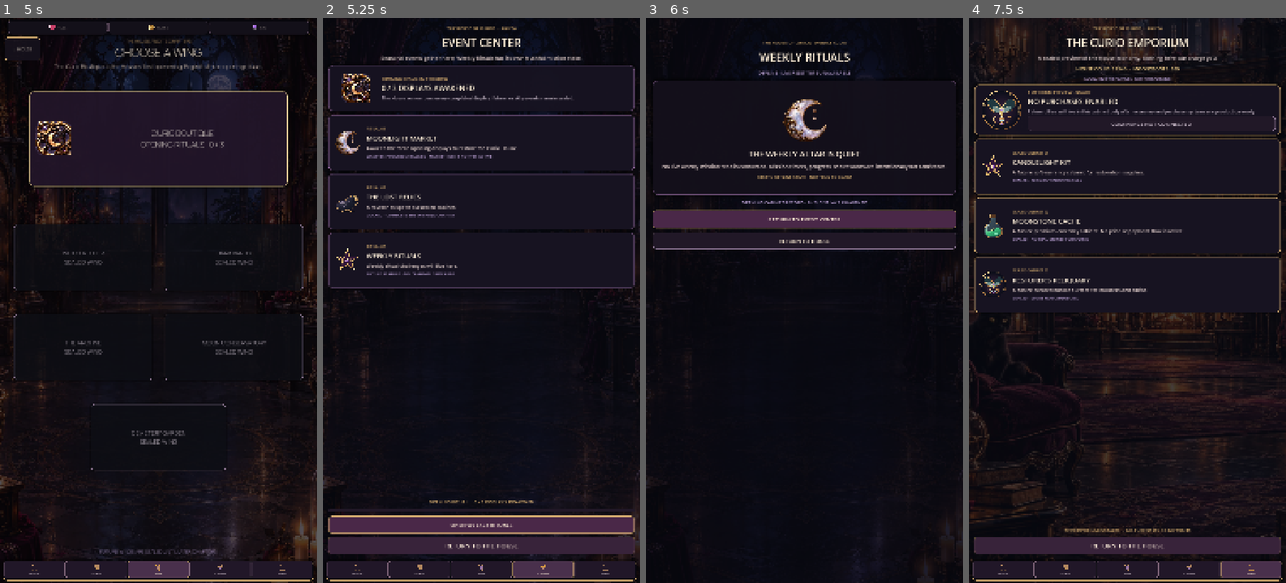
Above: before the commit, frames 1-4 (left to right).
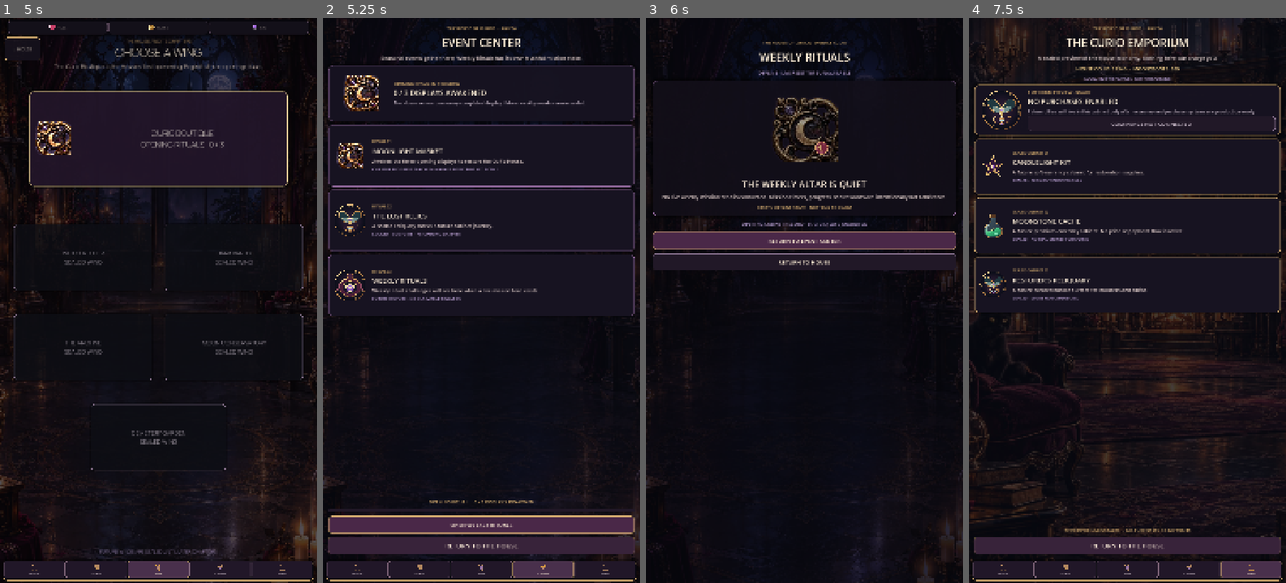
Above: after the commit, the same moments.

Repository: Jay-prodesign/akilta-match3
Game: Godot game, scene res://src/app/app_bootstrap.tscn
Same seed, same stepped clock (60 frames per second), same inputs: the game is played once before the commit and once after it.
Inputs (mouse positions are in pixels of both pictures, inside the frame that each line leads up to):
- Up to frame 1 (5 s): click "ENTER THE HOUSE" at 0.5 s; click "ENTER CURIO BOUTIQUE" at 1.25 s; click (34, 571) at 2 s; click "ENTER CURIO BOUTIQUE" at 2.75 s; click (95, 571) at 3.5 s; click (158, 571) at 4.25 s
- Up to frame 2 (5.25 s): click (541, 571) at 5 s
- Up to frame 3 (6 s): click "OPEN WEEKLY RITUALS" at 5.75 s
- Up to frame 4 (7.5 s): click "RETURN TO EVENT CENTER" at 6.5 s; click (1251, 571) at 7.25 s

Frame 1 is identical in both runs. In frame 2, 7.2% of the frame differs, in the area x 1-99%, y 9-53%; in frame 3, 11%, in the area x 2-98%, y 14-45%; in frame 4, nothing differs.

Commit message:
Retention surfaces: contract-owned visual production
Complete the Event Center → Weekly Rituals retention surface with contract-owned Curio artwork, truthful sealed/offline semantics, improved empty-state composition, and verified Godot headless + rendered product evidence.

Diff:
--- a/assets/manifests/screen_asset_manifest.json
+++ b/assets/manifests/screen_asset_manifest.json
@@ -1052,15 +1052,57 @@
         "complete"
       ],
       "type": "content_artwork",
-      "dimensions": "1024x576_master",
-      "aspect_ratio": "16:9",
+      "dimensions": "512x512_state_reuse_candidate",
+      "aspect_ratio": "1:1",
       "transparent": false,
       "variants": [
-        "per_event"
-      ],
-      "reuse": "event_specific",
-      "priority": "P2",
-      "production_status": "blocked_until_golden_loop_acceptance"
+        "event_center_hero",
+        "event_card_moon",
+        "event_card_moth",
+        "event_card_locket",
+        "weekly_offline_reward"
+      ],
+      "reuse": "retention_family_truthful_existing_curio_art",
+      "priority": "P1",
+      "production_status": "runtime_connected_owned_content_art_candidate",
+      "current_path": "assets/curios/ch01_curio_moon_cameo_awakened_v01.webp",
+      "architecture_owned": true,
+      "contract_owners": [
+        {
+          "screen": "S09",
+          "region": "missions",
+          "block": "mission_list",
+          "slot": "reward",
+          "states": [
+            "locked",
+            "claimable",
+            "claimed"
+          ]
+        },
+        {
+          "screen": "S10",
+          "region": "events",
+          "block": "event_cards",
+          "slot": "hero_art",
+          "states": [
+            "live",
+            "coming_soon",
+            "locked",
+            "completed"
+          ]
+        }
+      ],
+      "state_paths": {
+        "event_center_completed": "assets/curios/ch01_curio_moon_cameo_awakened_v01.webp",
+        "event_center_coming_soon": "assets/curios/ch01_curio_moon_cameo_sealed_v01.webp",
+        "event_card_moon": "assets/curios/ch01_curio_moon_cameo_awakened_v01.webp",
+        "event_card_moth": "assets/curios/ch01_curio_moth_reliquary.png",
+        "event_card_locket": "assets/curios/ch01_curio_thorned_locket.png",
+        "weekly_offline_locked": "assets/curios/ch01_curio_moon_cameo_sealed_v01.webp",
+        "weekly_live_reward": "reserved_until_live_mission_data_exists"
+      },
+      "technical_policy": "existing_first_party_content_art_only__no_fabricated_event_or_reward_state",
+      "provenance": "AKILTA first-party opening Curio art is deliberately reused as a truthful retention-family content anchor after Golden Loop acceptance. Event cards reference Moon Cameo, Moth Reliquary and Thorned Locket as House-world context only; they do not represent a live event, claimable reward, price or countdown. Live-specific event artwork remains unavailable until real content exists."
     },
     {
       "asset_id": "shop_offer_art",
--- a/src/app/app_bootstrap.gd
+++ b/src/app/app_bootstrap.gd
@@ -212,7 +212,7 @@
 	world_art.texture = ScreenArt.texture("events_bg_curio_house")
 	world_art.expand_mode = TextureRect.EXPAND_IGNORE_SIZE
 	world_art.stretch_mode = TextureRect.STRETCH_KEEP_ASPECT_COVERED
-	world_art.modulate = Color(0.44, 0.40, 0.58, 0.30)
+	world_art.modulate = Color(0.48, 0.44, 0.62, 0.40)
 	world_art.mouse_filter = Control.MOUSE_FILTER_IGNORE
 	screen.add_child(world_art)
 	var layout := VBoxContainer.new()
@@ -248,9 +248,9 @@
 	layout.add_child(timer)
 	var empty := PanelContainer.new()
 	empty.name = "MissionEmptyState"
-	empty.custom_minimum_size = Vector2(0, 390)
+	empty.custom_minimum_size = Vector2(0, 430)
 	var empty_style := StyleBoxFlat.new()
-	empty_style.bg_color = Color("#14101B", 0.97)
+	empty_style.bg_color = Color("#14101B", 0.82)
 	empty_style.border_color = Color("#9B6FA6", 0.72)
 	empty_style.set_border_width_all(2)
 	empty_style.set_corner_radius_all(18)
@@ -269,8 +269,8 @@
 	empty.add_child(empty_content)
 	var emblem := TextureRect.new()
 	emblem.name = "MissionRewardArt"
-	emblem.custom_minimum_size = Vector2(0, 170)
-	emblem.texture = PieceAssetLoader.ornament("res://assets/pieces/moon_sigil.svg")
+	emblem.custom_minimum_size = Vector2(0, 300)
+	emblem.texture = PieceAssetLoader.ornament("res://assets/curios/ch01_curio_moon_cameo_sealed_v01.svg")
 	emblem.expand_mode = TextureRect.EXPAND_IGNORE_SIZE
 	emblem.stretch_mode = TextureRect.STRETCH_KEEP_ASPECT_CENTERED
 	emblem.mouse_filter = Control.MOUSE_FILTER_IGNORE
@@ -279,7 +279,7 @@
 	empty_title.text = "THE WEEKLY ALTAR IS QUIET"
 	empty_title.horizontal_alignment = HORIZONTAL_ALIGNMENT_CENTER
 	empty_title.add_theme_color_override("font_color", Color("#F4E5D3"))
-	empty_title.add_theme_font_size_override("font_size", 28)
+	empty_title.add_theme_font_size_override("font_size", 31)
 	empty_content.add_child(empty_title)
 	var empty_body := Label.new()
 	empty_body.text = "No live weekly mission feed is connected. Mission timers, progress and rewards are intentionally not fabricated."
@@ -453,7 +453,7 @@
 
 	var hero := PanelContainer.new()
 	hero.name = "FeatureHero"
-	hero.custom_minimum_size = Vector2(0, 150)
+	hero.custom_minimum_size = Vector2(0, 190) if is_events else Vector2(0, 150)
 	var hero_style := StyleBoxFlat.new()
 	hero_style.bg_color = Color("#171321", 0.96)
 	hero_style.border_color = Color("#9B6FA6", 0.82) if is_events else (Color("#D5AD70", 0.86) if not is_profile else Color("#8796C7", 0.82))
@@ -474,7 +474,7 @@
 	if is_events:
 		var event_hero_art := TextureRect.new()
 		event_hero_art.name = "EventHeroArt"
-		event_hero_art.custom_minimum_size = Vector2(150, 128)
+		event_hero_art.custom_minimum_size = Vector2(190, 160)
 		event_hero_art.texture = PieceAssetLoader.ornament("res://assets/curios/ch01_curio_moon_cameo_awakened_v01.svg")
 		event_hero_art.expand_mode = TextureRect.EXPAND_IGNORE_SIZE
 		event_hero_art.stretch_mode = TextureRect.STRETCH_KEEP_ASPECT_CENTERED
@@ -580,9 +580,9 @@
 		layout.add_child(shop_note)
 	if is_events:
 		entries = [
-			{"icon":"☾", "art":"res://assets/pieces/moon_sigil.svg", "title":"MOONLIGHT MARKET", "body …(334 unchanged characters)…
-			{"icon":"♜", "art":"res://assets/pieces/crow.svg", "title":"THE LOST RELICS", "body":"A raven has spotted a sealed cabinet.", "status":"UPPER CABINETS SEALED · FUTURE JOURNEY" if opening_complete else "LOCKED · COMPLETE THE OPENING CHAPTER"},
-			{"icon":"✧", "art":"res://assets/pieces/pentagram.svg", "title":"WEEKLY RITUALS", "body":"Weekly ritual challenges will live here.", "status":"FUTURE FEATURE · NO CLAIMABLE REWARDS"}
+			{"icon":"☾", "art":"res://assets/curios/ch01_curio_moon_cameo_awakened_v01.svg", "title":"MOONLIGHT MARKET", "body …(334 unchanged characters)…
+			{"icon":"♜", "art":"res://assets/curios/ch01_curio_moth_reliquary.svg", "title":"THE LOST RELICS", "body":"A sealed reliquary marks a future cabinet journey.", "status":"UPPER CABINETS SEALED · FUTURE JOURNEY" if opening_complete else "LOCKED · COMPLETE THE OPENING CHAPTER"},
+			{"icon":"✧", "art":"res://assets/curios/ch01_curio_thorned_locket.svg", "title":"WEEKLY RITUALS", "body":"Weekly ritual challenges will live here when a live mission feed exists.", "status":"FUTURE FEATURE · NO CLAIMABLE REWARDS"}
 		]
 	elif is_profile:
 		entries = [
@@ -601,7 +601,7 @@
 		var card := PanelContainer.new()
 		card_index += 1
 		card.name = "FeatureCard%d" % card_index
-		card.custom_minimum_size = Vector2(0, 190)
+		card.custom_minimum_size = Vector2(0, 210) if is_events else Vector2(0, 190)
 		var panel_style := StyleBoxFlat.new()
 		panel_style.bg_color = Color("#171321")
 		panel_style.border_color = Color("#9B6FA6", 0.58) if is_events else (Color("#D5AD70", 0.62) if not is_profile else Color("#8796C7", 0.58))
@@ -621,7 +621,7 @@
 		card.add_child(row)
 		var card_art := TextureRect.new()
 		card_art.name = "CardArt%d" % card_index
-		card_art.custom_minimum_size = Vector2(96, 96)
+		card_art.custom_minimum_size = Vector2(116, 116) if is_events else Vector2(96, 96)
 		card_art.texture = PieceAssetLoader.ornament(String(entry.get("art", "")))
 		card_art.expand_mode = TextureRect.EXPAND_IGNORE_SIZE
 		card_art.stretch_mode = TextureRect.STRETCH_KEEP_ASPECT_CENTERED
@@ -694,9 +694,9 @@
 	layout.add_child(back)
 	back.pressed.connect(_dismiss_feature_preview)
 	_install_product_navigation(overlay, feature.to_lower(), NodePath("FeatureLayout"))
-	# Secondary destinations intentionally use only contract-owned structural UI
-	# while their content art/economy/event assets are unavailable. Do not decorate
-	# locked shells with unrelated world or piece artwork.
+	# Retention/meta destinations may use only contract-owned first-party content
+	# art. Live event/economy truth remains unavailable, so visual richness must
+	# never imply a claimable reward, price, countdown or active event.
 	return true
 
 func show_settings() -> bool:
